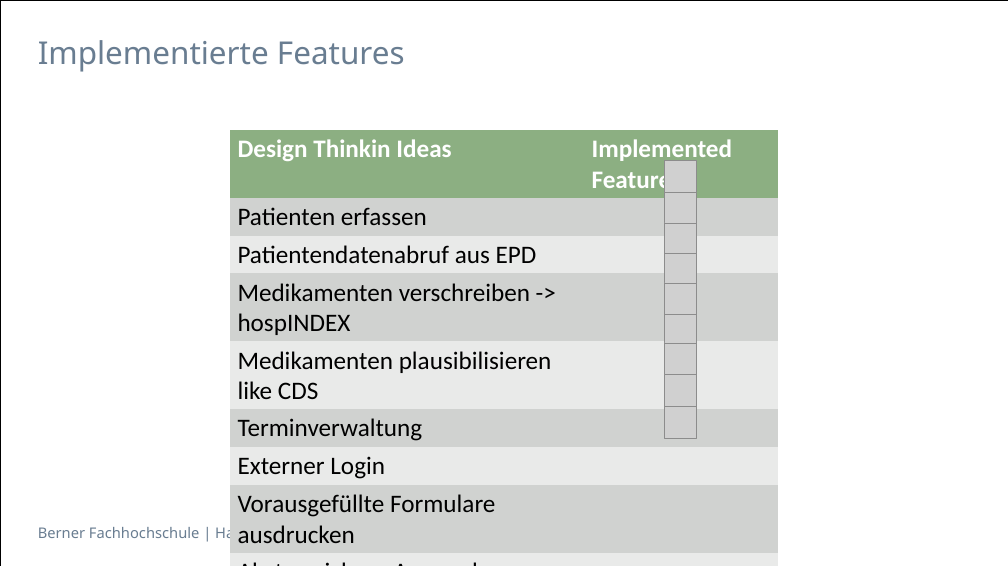
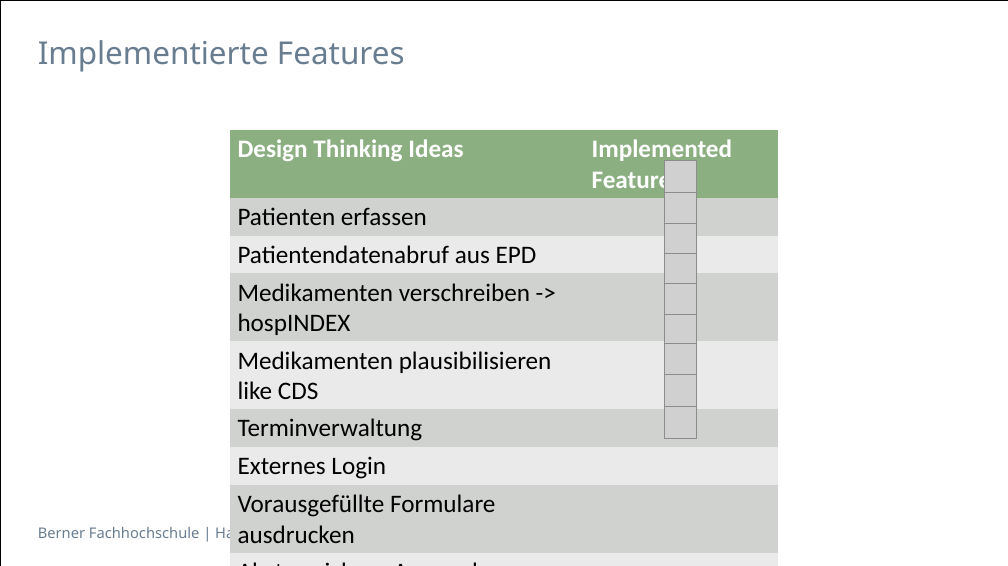
Before and after one commit to selvs1/ePsyDoc, a slide deck: slide 4 of doc/task-07/Task07.pptx. Drawn at 1008x566 pixels with LibreOffice and Linux fonts; fonts in the diff are those of the drawing; grey boxes stand for pictures. Boxes give left, top, right and bottom in pixels: in the first picture for what was removed or moved away, otherwise in the second. Text is boxed around its words. In the diff, an @@ line names an element or a change of style, - is before the commit and + after.

```diff
--- a/doc/task-07/Task07.pptx
+++ b/doc/task-07/Task07.pptx
@@ table at (230, 130, 778, 547) @@
-row 1, column 1: Design Thinkin Ideas
+row 1, column 1: Design Thinking Ideas
-row 7, column 1: Externer Login
+row 7, column 1: Externes Login
```
Also in this commit, not shown: 3 other slides changed.
